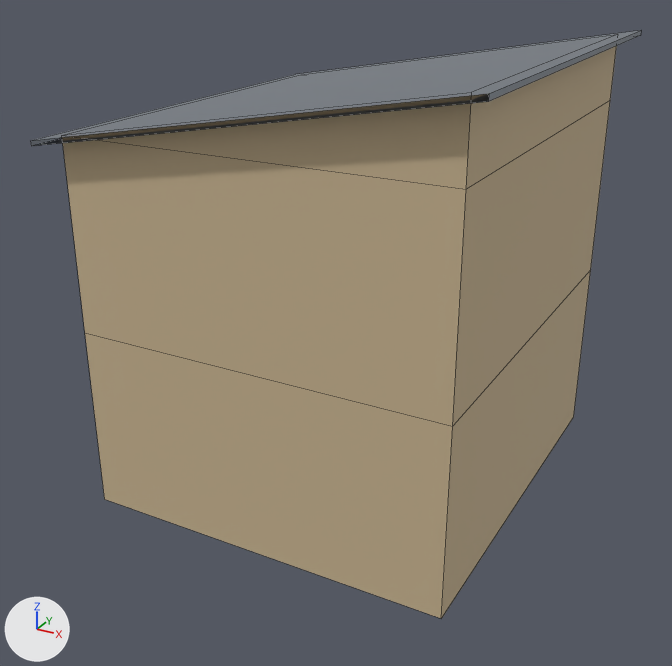
A saved change to the FBX model unity/Assets/Models/Buildings/a2015/0/far.fbx.
Rendered twice from a 50 mm lens placed at (6.61, -12.8, 8.69), pointed at (-0.15, -0.51, 2.54). Every picture has the same lights, and +X, +Y and +Z are marked at lower left. The first picture is the older version. Mesh edges are drawn as thin lines. Where no turn or scale is listed for an object, it has been applied to the vertices.

In view in the first picture: 'a2015/0/far'.
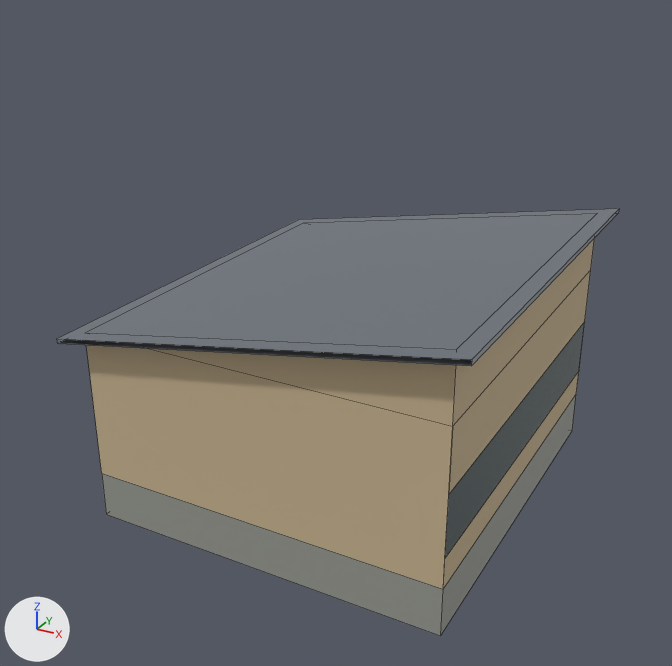
Where the change shows, as pixel boxes (x1, y1, x2, y2) in the pictures (672 x 666 px; the box of a moved part takes in the faces that stretch with it):
'a2015/0/far', reshaped (8% narrower, 27% shorter)
    before: (30, 30, 641, 619)
    after: (56, 209, 619, 636)
part 1 of me_a2015_0_far, moved or reshaped
    before: (30, 30, 641, 146)
    after: (56, 209, 619, 366)
part 2 of me_a2015_0_far, moved or reshaped
    before: (62, 46, 617, 619)
    after: (86, 239, 594, 636)

The change in detail:
Material 'BD_CONCRETE' (mat_bd_concrete) is new.
Its base color is (0.318, 0.327, 0.291) (grey #999b93).
Its roughness is 0.6.
Material 'BD_WINDOW_LIGHT' (mat_bd_window_light) is new.
Its base color is (0.0716, 0.105, 0.111) (greyish cyan #4c5b5e).
Its metallic is 0.198.
Its roughness is 0.233.
me_a2015_0_far is used by ob_a2015_0_far; location (0.0, 0.0, 0.0).
me_a2015_0_far had 22 vertices, 15 faces and spanned x -3.3..3.3, y -3.55..3.55, z 0.0..7.1.
me_a2015_0_far now has 26 vertices, 17 faces and spans x -3.3..3.3, y -3.55..3.55, z -0.3..4.1.
me_a2015_0_far part 1: the loose piece of 8 vertices spanning x -3.3..3.3, y -3.55..3.55, z 5.87..7.1 is moved by (0.0, 0.0, -3.0).
Part 2, on me_a2015_0_far:
10 vertices are removed from x -3.0..3.0, y -3.25..3.25, z 0.0..7.05.
11 faces are deleted.
14 vertices are added at x -3.0..3.0, y -3.25..3.25, z -0.3..4.05.
4 new faces join them, mat_bd_concrete (grey #999b93).
8 new faces join them, mat_bd_wood_cut (beige #cab592).
1 new face joins them, mat_bd_window_light (greyish cyan #4c5b5e).
me_a2015_0_far gains material mat_bd_concrete (grey #999b93).
me_a2015_0_far gains material mat_bd_window_light (greyish cyan #4c5b5e).
